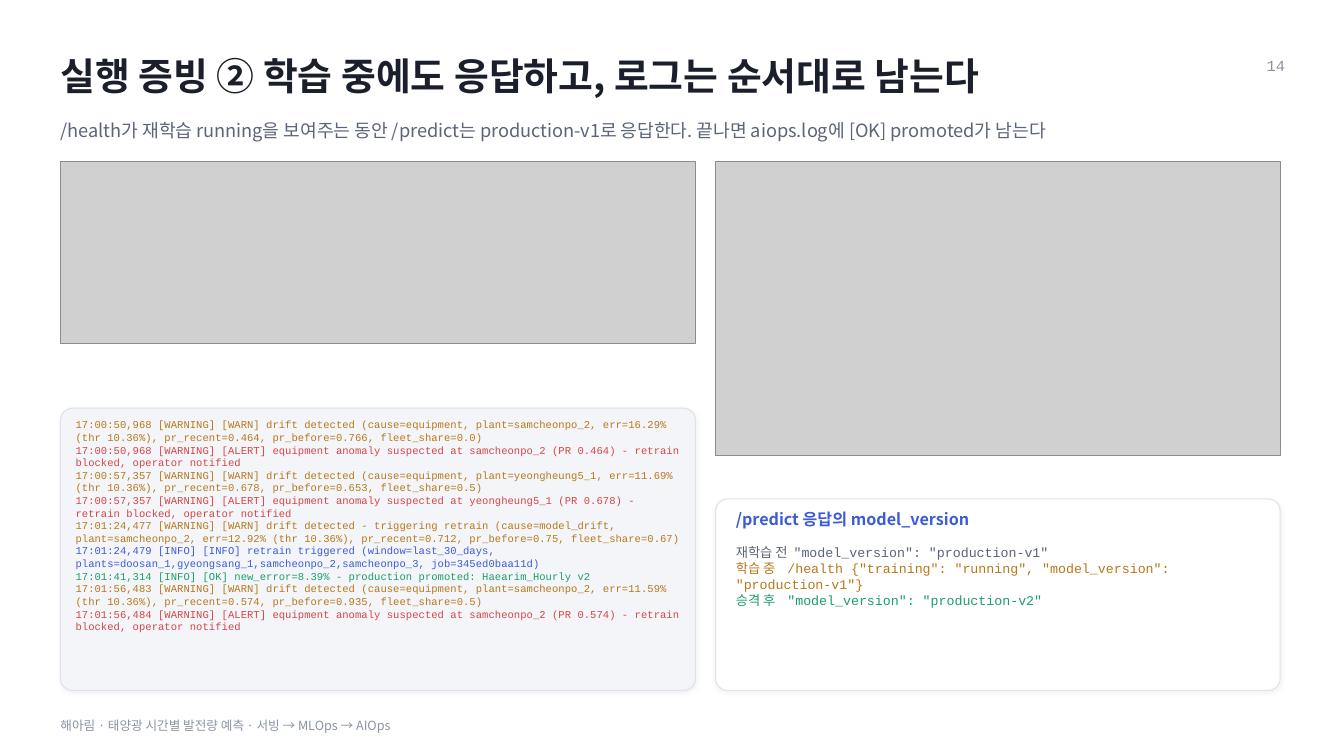
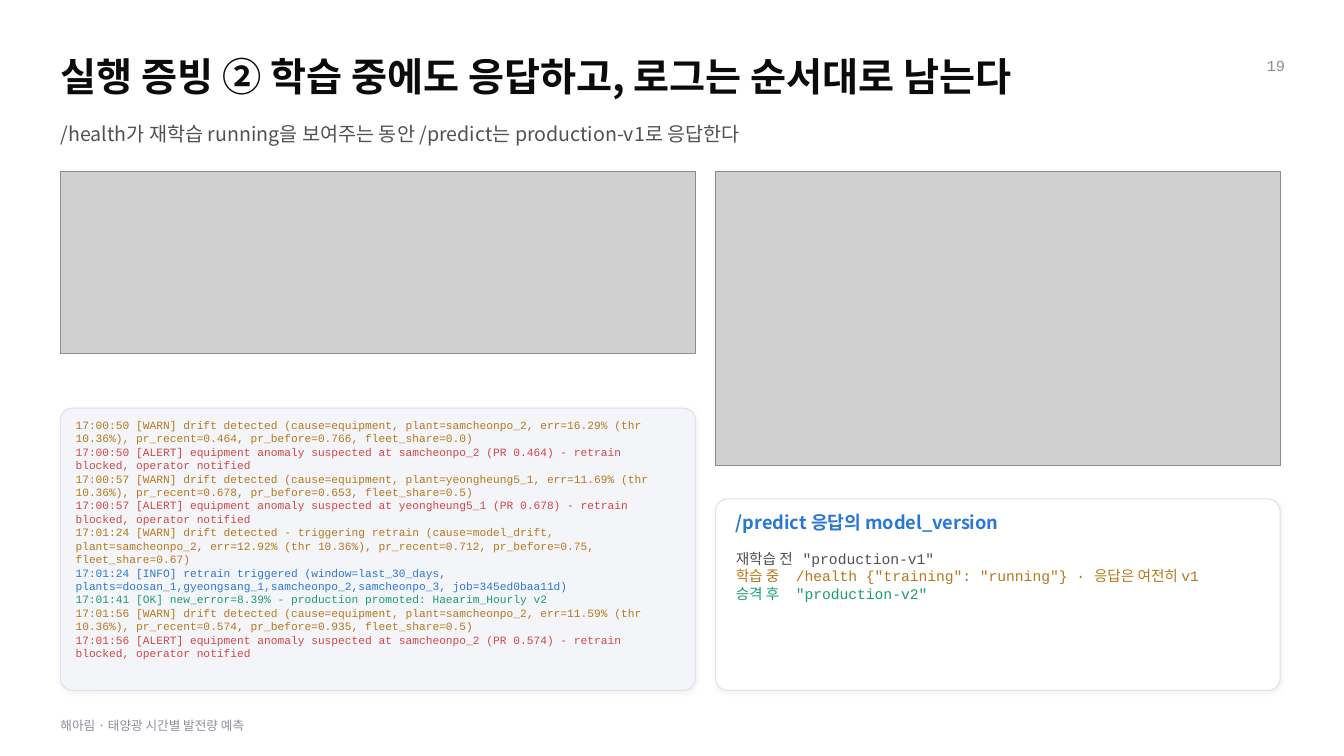
Before and after one commit to leemingi0906/model-serving, a slide deck: slide 19 of team_solar/release/Haearim_deck.pptx (slide 14 before the commit). Drawn at 1344x756 pixels with LibreOffice and Linux fonts; fonts in the diff are those of the drawing; grey boxes stand for pictures. Boxes give left, top, right and bottom in pixels: in the first picture for what was removed or moved away, otherwise in the second. Text is boxed around its words. In the diff, an @@ line names an element or a change of style, - is before the commit and + after.

```diff
--- a/team_solar/release/Haearim_deck.pptx
+++ b/team_solar/release/Haearim_deck.pptx
@@ text "실행 증빙 ② 학습 중에도 ..." at bbox=[60, 57, 1012, 100]: size 27 to 28 pt, text colour #1A1F2B to #0B0B0B @@
@@ text at bbox=[1267, 61, 1285, 71]: text changed; text colour #8A93A6 to #8A8F9A @@
-14
+19
@@ text at bbox=[60, 124, 740, 146]: text changed; size 13 to 14 pt; text colour #5B6478 to #52514E @@
-/health가 재학습 running을 보여주는 동안 /predict는 production-v1로 응답한다. 끝나면 aiops.log에 [OK] promoted가 남는다
+/health가 재학습 running을 보여주는 동안 /predict는 production-v1로 응답한다
@@ picture: place and size @@
-picture at bbox=[60, 161, 696, 344]
+picture at bbox=[60, 171, 696, 354]
@@ picture: place and size @@
-picture at bbox=[716, 161, 1280, 456]
+picture at bbox=[716, 171, 1280, 466]
@@ rounded rectangle at bbox=[60, 408, 696, 691]: shadow changed @@
@@ text at bbox=[76, 421, 648, 660]: text changed; size 7.5 to 8 pt @@
-17:00:50,968 [WARNING] [WARN] drift detected (cause=equipment, plant=samcheonpo_2, err=16.29% (thr 10.36%), pr_recent=0.464, pr_before=0.766, fleet_share=0.0)
-17:00:50,968 [WARNING] [ALERT] equipment anomaly suspected at samcheonpo_2 (PR 0.464) - retrain blocked, operator notified
-17:00:57,357 [WARNING] [WARN] drift detected (cause=equipment, plant=yeongheung5_1, err=11.69% (thr 10.36%), pr_recent=0.678, pr_before=0.653, fleet_share=0.5)
-17:00:57,357 [WARNING] [ALERT] equipment anomaly suspected at yeongheung5_1 (PR 0.678) - retrain blocked, operator notified
-17:01:24,477 [WARNING] [WARN] drift detected - triggering retrain (cause=model_drift, plant=samcheonpo_2, err=12.92% (thr 10.36%), pr_recent=0.712, pr_before=0.75, fleet_share=0.67)
-17:01:24,479 [INFO] [INFO] retrain triggered (window=last_30_days, plants=doosan_1,gyeongsang_1,samcheonpo_2,samcheonpo_3, job=345ed0baa11d)
-17:01:41,314 [INFO] [OK] new_error=8.39% - production promoted: Haearim_Hourly v2
-17:01:56,483 [WARNING] [WARN] drift detected (cause=equipment, plant=samcheonpo_2, err=11.59% (thr 10.36%), pr_recent=0.574, pr_before=0.935, fleet_share=0.5)
-17:01:56,484 [WARNING] [ALERT] equipment anomaly suspected at samcheonpo_2 (PR 0.574) - retrain blocked, operator notified
+17:00:50 [WARN] drift detected (cause=equipment, plant=samcheonpo_2, err=16.29% (thr 10.36%), pr_recent=0.464, pr_before=0.766, fleet_share=0.0)
+17:00:50 [ALERT] equipment anomaly suspected at samcheonpo_2 (PR 0.464) - retrain blocked, operator notified
+17:00:57 [WARN] drift detected (cause=equipment, plant=yeongheung5_1, err=11.69% (thr 10.36%), pr_recent=0.678, pr_before=0.653, fleet_share=0.5)
+17:00:57 [ALERT] equipment anomaly suspected at yeongheung5_1 (PR 0.678) - retrain blocked, operator notified
+17:01:24 [WARN] drift detected - triggering retrain (cause=model_drift, plant=samcheonpo_2, err=12.92% (thr 10.36%), pr_recent=0.712, pr_before=0.75, fleet_share=0.67)
+17:01:24 [INFO] retrain triggered (window=last_30_days, plants=doosan_1,gyeongsang_1,samcheonpo_2,samcheonpo_3, job=345ed0baa11d)
+17:01:41 [OK] new_error=8.39% - production promoted: Haearim_Hourly v2
+17:01:56 [WARN] drift detected (cause=equipment, plant=samcheonpo_2, err=11.59% (thr 10.36%), pr_recent=0.574, pr_before=0.935, fleet_share=0.5)
+17:01:56 [ALERT] equipment anomaly suspected at samcheonpo_2 (PR 0.574) - retrain blocked, operator notified
@@ rounded rectangle at bbox=[716, 499, 1280, 691]: shadow changed @@
@@ text "/predict 응답의 model_version" at bbox=[736, 513, 998, 533]: size 11.5 to 13 pt, text colour #3B5BDB to #2A78D6 @@
@@ text at bbox=[736, 552, 1199, 602]: text changed; size 9.5 to 10.5 pt @@
-재학습 전 "model_version": "production-v1"
-학습 중 /health {"training": "running", "model_version": "production-v1"}
-승격 후 "model_version": "production-v2"
+재학습 전 "production-v1"
+학습 중 /health {"training": "running"} · 응답은 여전히 v1
+승격 후 "production-v2"
@@ text at bbox=[60, 719, 244, 731]: text changed; text colour #8A93A6 to #8A8F9A @@
-해아림 · 태양광 시간별 발전량 예측 · 서빙 → MLOps → AIOps
+해아림 · 태양광 시간별 발전량 예측
```
Also in this commit, not shown: 15 other slides changed, 6 slides added, 1 slide removed, 13 other files.
